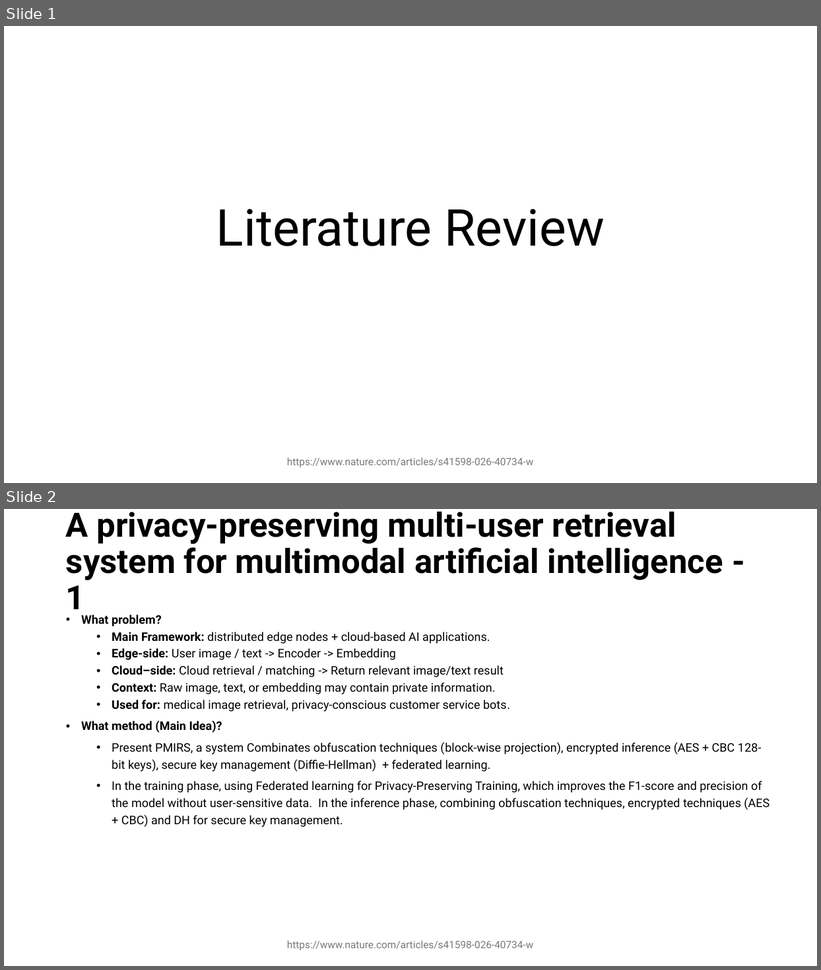
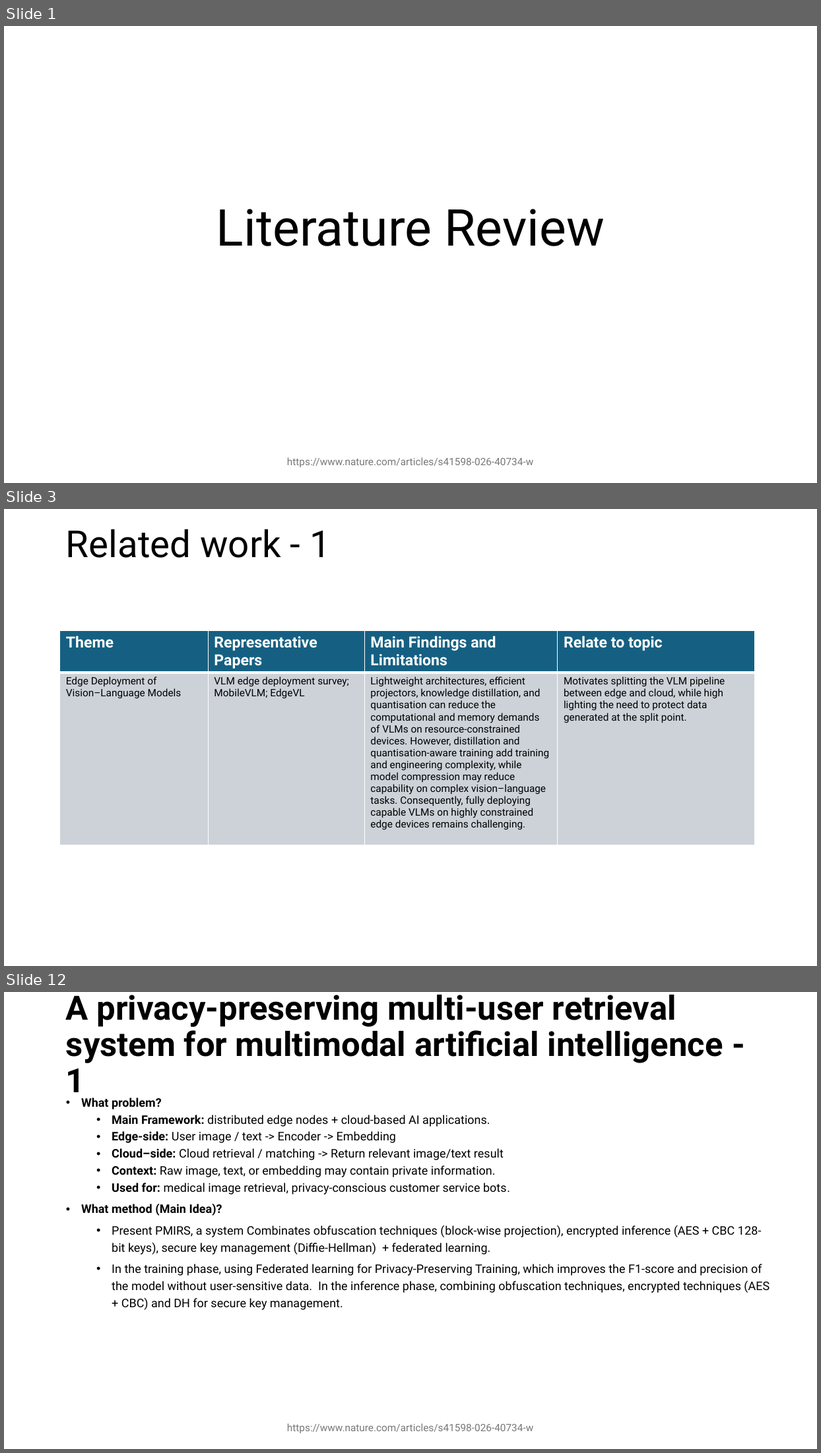
Before and after one commit to YMa10-ACS/CT5195-Master-capstone, a slide deck: Records/Literacture review.pptx. Shown one above the other, each under a label of ours: slides 1 and 2 before the commit, slides 1, 3 and 12 after it; the slides between them are not shown. The pictures are 821x970 and 821x1453 pixels, drawn with LibreOffice and Linux fonts; fonts in the diff are those of the drawing. Boxes give left, top, right and bottom in pixels: in the first picture for what was removed or moved away, otherwise in the second. Text is boxed around its words. In the diff, an @@ line names an element or a change of style, - is before the commit and + after.

```diff
--- a/Records/Literacture review.pptx
+++ b/Records/Literacture review.pptx
@@ slide 3 added at bbox=[4, 509, 817, 966], background #FFFFFF @@
@@ title added at bbox=[66, 529, 331, 558], 44 pt, text #000000 @@
+Related work - 1
@@ table added at bbox=[60, 631, 755, 851], 2 rows, 4 columns @@
+Theme | Representative Papers | Main Findings and Limitations | Relate to topic
+Edge Deployment of / Vision–Language Models | VLM edge deployment survey; / MobileVLM; EdgeVL | Lightweight architectures, efficient projectors, knowledge distillation, and quantisation can reduce the computational and memory demands of VLMs on resource-constrained devices. However, distillation and quantisation-aware training add training and engineering complexity, while model compression may reduce capability on complex vision–language tasks. Consequently, fully deploying capable VLMs on highly constrained edge devices remains challenging. | Motivates splitting the VLM pipeline / between edge and cloud, while high / lighting the need to protect data generated at the split point.
@@ what was slide 2 is now slide 12 @@
```
Also in this commit, not shown: 1 slide changed, 8 other slides added, 3 slides removed, 7 other files.
